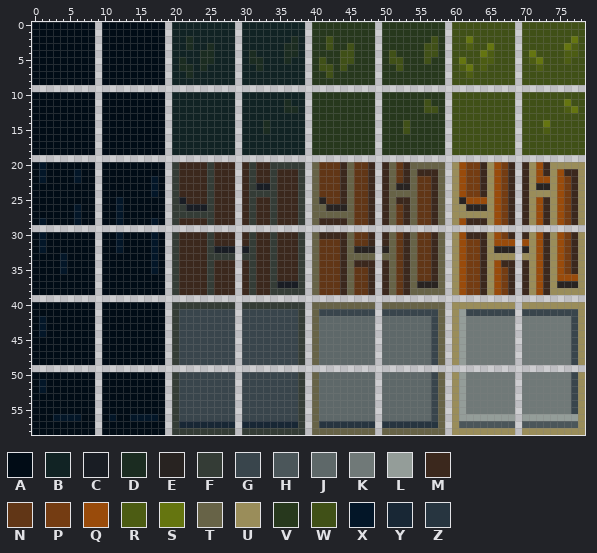
Edited in one commit: sprite sheet (GameJam/Assets/Sprites/Tiles/TempGroundTiles1.png). The picture above was drawn from the file before the commit.
The file is 79x59 pixels. Colours within 5 levels of each other are drawn and written as one.
Palette (. is transparent): A #010c16  B #112324  C #191d24  D #1b2c21  E #282321  F #343c36  G #39454c  H #4b565a  J #5e6869  K #707978  L #949d99  M #3b281d  N #613616  P #743c12  Q #994b0b  R #4c5c13  S #657510  T #676347  U #9a8d5a  V #27381d  W #405017  X #031628  Y #182735  Z #273540
The same view after the edit:
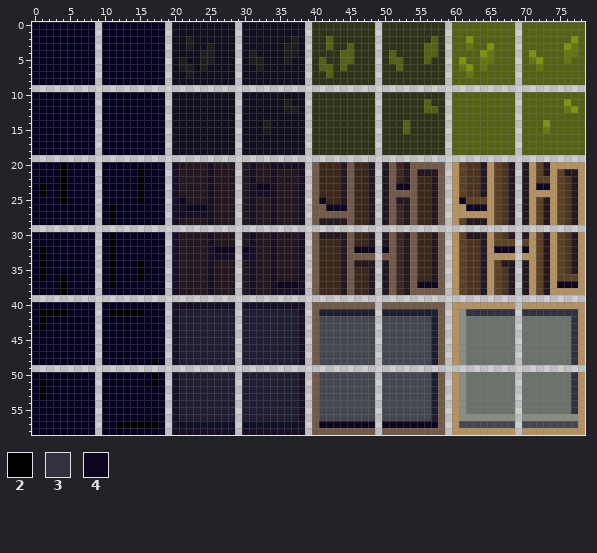
Colours new in this view: 2 #000000  3 #313140  4 #0e061f
Edits made:
colour A: #010c16 -> #05001f
colour B: #112324 -> #110e1d
colour D: #1b2c21 -> #1d1d1b
colour F: #343c36 -> #170f26
colour G: #39454c -> #1f1d32
colour J: #5e6869 -> #44474f
colour K: #707978 -> #6b726c
colour L: #949d99 -> #858f7f
colour M: #3b281d -> #231720
colour N: #613616 -> #3b281d
colour P: #743c12 -> #4b3522
colour Q: #994b0b -> #5c4223
colour R: #4c5c13 -> #657510
colour S: #657510 -> #7e920d
colour T: #676347 -> #715a49
colour U: #9a8d5a -> #b39163
colour V: #27381d -> #2e3219
colour W: #405017 -> #546013
colour Y: #182735 -> #110e28
y 20: x 1 X -> A; x 4 A -> 2
y 21: x 1 X -> A; x 4 A -> 2; x 6 X -> A; x 15 A -> 2
y 22: x 1 X -> A; x 4 A -> 2; x 6 X -> A; x 15 A -> 2; x 17 X -> A
y 23: x 1 A -> 2; x 4 A -> 2; x 15 A -> 2; x 17 X -> A; x 32..33 CC -> 44; x 52..53 EE -> 44; x 72..73 EE -> 44
y 24: x 1 A -> 2; x 4 A -> 2; x 15 A -> 2; x 17 X -> A
y 25: x 4 A -> 2; x 12 X -> A; x 15 A -> 2; x 21 C -> 4; x 41 E -> 4; x 61 E -> 4
y 26: x 6 X -> A; x 11..12 AX -> 2A; x 22..24 CCC -> 444; x 42..44 EEE -> 444; x 62..64 EEE -> 444
y 27: x 6 X -> A; x 11..12 AX -> 2A
y 28: x 1 X -> A; x 6 X -> A; x 11..12 AX -> 2A; x 17 X -> A
y 30..31: x 1 X -> A; x 11..12 AX -> 2A; x 17 X -> A
y 32: x 1 X -> 2; x 11..12 AX -> 2A; x 17 X -> A; x 26..28 CCC -> 444; x 30 C -> 4; x 46..48 EEE -> 444; x 50 E -> 4; x 66..68 EEE -> 444; x 70 E -> 4
y 33: x 1 A -> 2; x 4 X -> A; x 11 A -> 2; x 17 X -> A
y 34..35: x 1 A -> 2; x 4 X -> A; x 11 A -> 2; x 15 A -> 2; x 17 X -> A
y 36: x 1 A -> 2; x 4 A -> 2; x 11 A -> 2; x 15 A -> 2
y 37: x 4 A -> 2; x 11 A -> 2; x 35..37 CCC -> 444; x 55..57 EEE -> 444; x 75..77 EEE -> 444
y 38: x 4 A -> 2
y 41: x 1..4 AAAA -> 2222; x 11..15 AAAAA -> 22222; x 62..68 GGGGGGG -> 3333333; x 70..77 GGGGGGGG -> 33333333
y 42..43: x 1 X -> 2; x 77 G -> 3
y 44: x 1 X -> A; x 77 G -> 3
y 45..47: x 77 G -> 3
y 48: x 17 A -> 2; x 77 G -> 3
y 50: x 17 A -> 2; x 77 G -> 3
y 51: x 1 X -> 2; x 17 A -> 2; x 77 G -> 3
y 52: x 1 X -> 2; x 77 G -> 3
y 53: x 1 A -> 2; x 77 G -> 3
y 54..55: x 77 G -> 3
y 56: x 3..6 XXXX -> AAAA; x 11 X -> A; x 14..17 XXXX -> AAAA
y 57: x 12..17 AAAAAA -> 222222; x 41..48 ZZZZZZZZ -> 44444444; x 50..57 ZZZZZZZZ -> 44444444; x 61..68 HHHHHHHH -> JJJJJJJJ; x 70..77 HHHHHHHH -> JJJJJJJJ
Changed places in both pictures, as pixel boxes (x1, y1, x2, y2):
changed: (32, 22, 585, 435)
